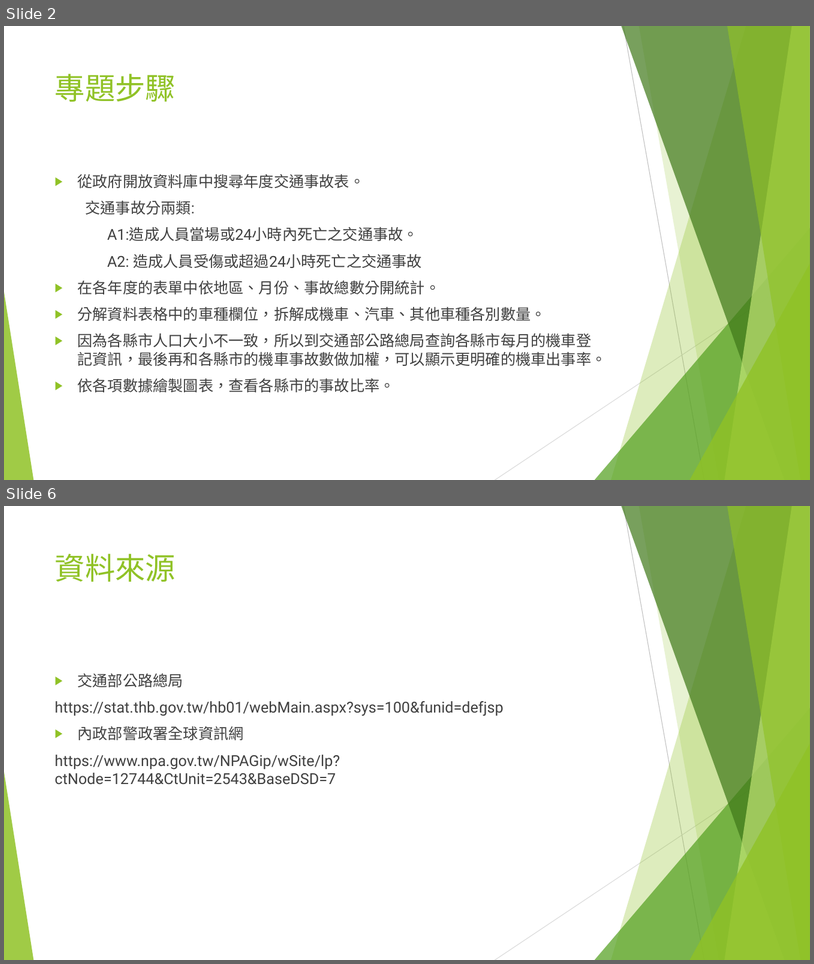
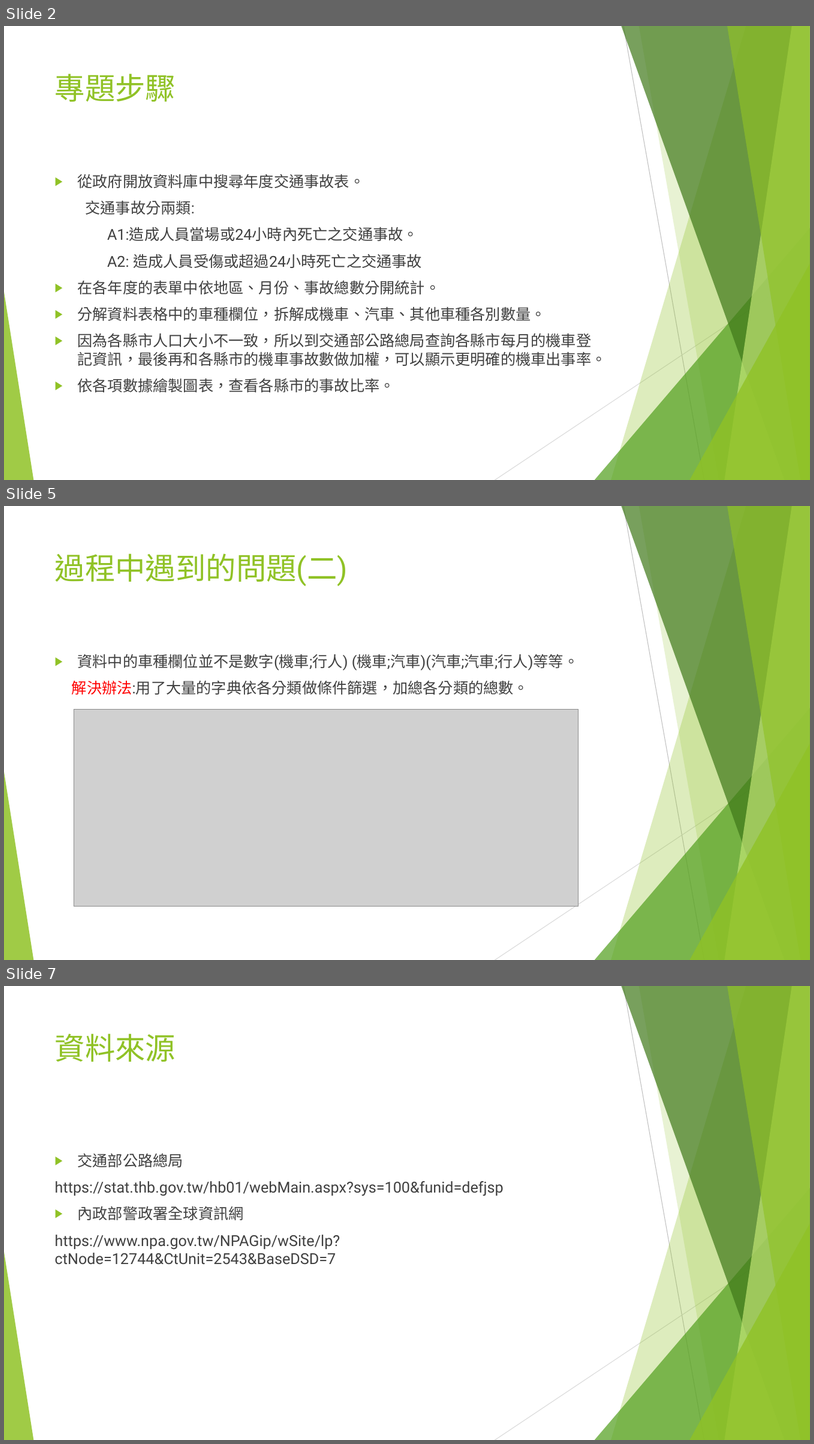
Before and after one commit to ooxx2500/python-sql-for-test, a slide deck: python/專題報告/專題報告-台灣交通事故.pptx. Shown one above the other, each under a label of ours: slides 2 and 6 before the commit, slides 2, 5 and 7 after it; the slides between them are not shown. The pictures are 814x964 and 814x1444 pixels, drawn with LibreOffice and Linux fonts; fonts in the diff are those of the drawing; grey boxes stand for pictures. Boxes give left, top, right and bottom in pixels: in the first picture for what was removed or moved away, otherwise in the second. Text is boxed around its words. In the diff, an @@ line names an element or a change of style, - is before the commit and + after.

```diff
--- a/python/專題報告/專題報告-台灣交通事故.pptx
+++ b/python/專題報告/專題報告-台灣交通事故.pptx
@@ slide 5 added at <box>4,506,810,960</box>, background #FFFFFF; not listed: 10 template elements that a slide beside it also shows @@
@@ title added at <box>55,553,348,586</box>, 36 pt, text #90C226 @@
+過程中遇到的問題(二)
@@ text added at <box>72,654,579,694</box>, 18 pt, text #404040 @@
+▶ 資料中的車種欄位並不是數字(機車;行人) (機車;汽車)(汽車;汽車;行人)等等。
+解決辦法:用了大量的字典依各分類做條件篩選，加總各分類的總數。
@@ picture added at <box>74,709,579,906</box> @@
@@ what was slide 6 is now slide 7 @@
```
Also in this commit, not shown: 1 slide changed, 2 other slides added, 2 slides removed, 3 other files.
